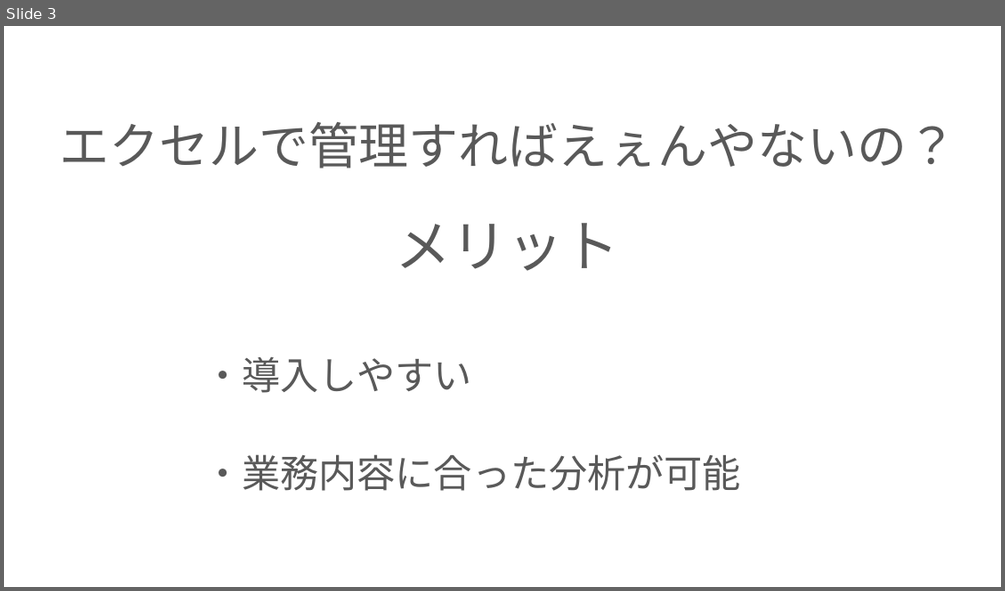
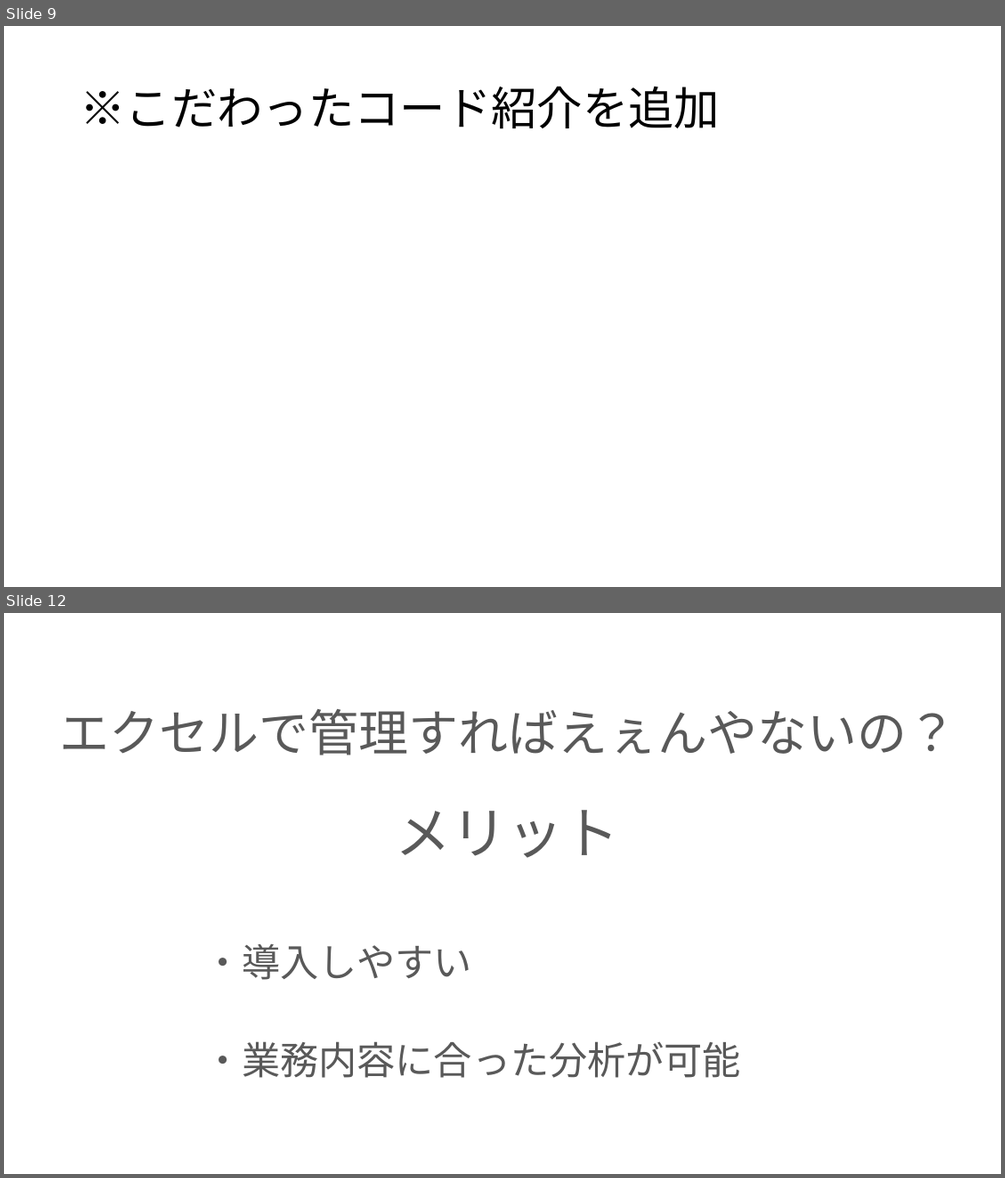
Before and after one commit to ivy239007/PG-, a slide deck: プレゼン/プレゼン資料.pptx. Shown one above the other, each under a label of ours: slide 3 before the commit, slides 9 and 12 after it; the slides between them are not shown. The pictures are 1005x591 and 1005x1178 pixels, drawn with LibreOffice and Linux fonts; fonts in the diff are those of the drawing; background and template pictures are left out. Boxes give left, top, right and bottom in pixels: in the first picture for what was removed or moved away, otherwise in the second. Text is boxed around its words. In the diff, an @@ line names an element or a change of style, - is before the commit and + after.

```diff
--- a/プレゼン/プレゼン資料.pptx
+++ b/プレゼン/プレゼン資料.pptx
@@ slide 9 added at (4, 26, 1001, 587), background picture (left out) @@
@@ title added at (80, 86, 720, 129), 44 pt, text #000000 @@
+※こだわったコード紹介を追加
@@ what was slide 3 is now slide 12 @@
```
Also in this commit, not shown: 3 slides changed, 8 other slides added.
